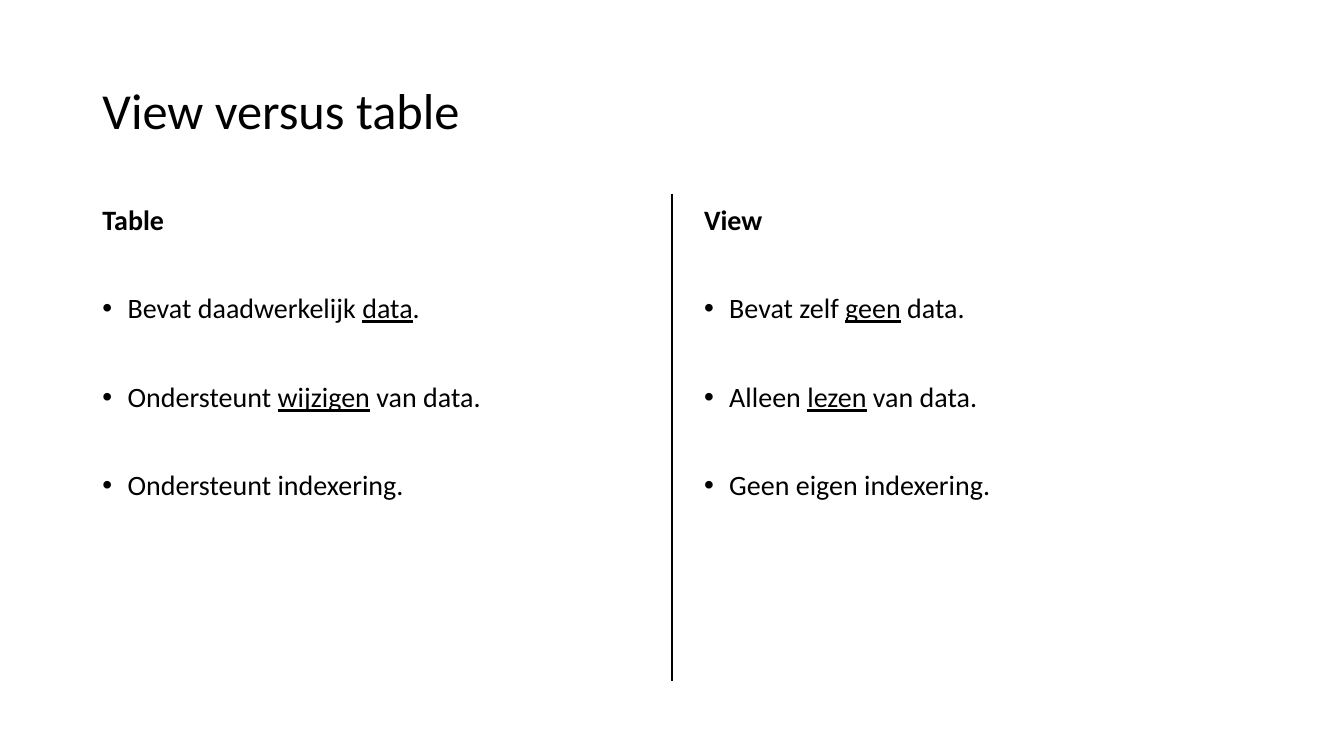
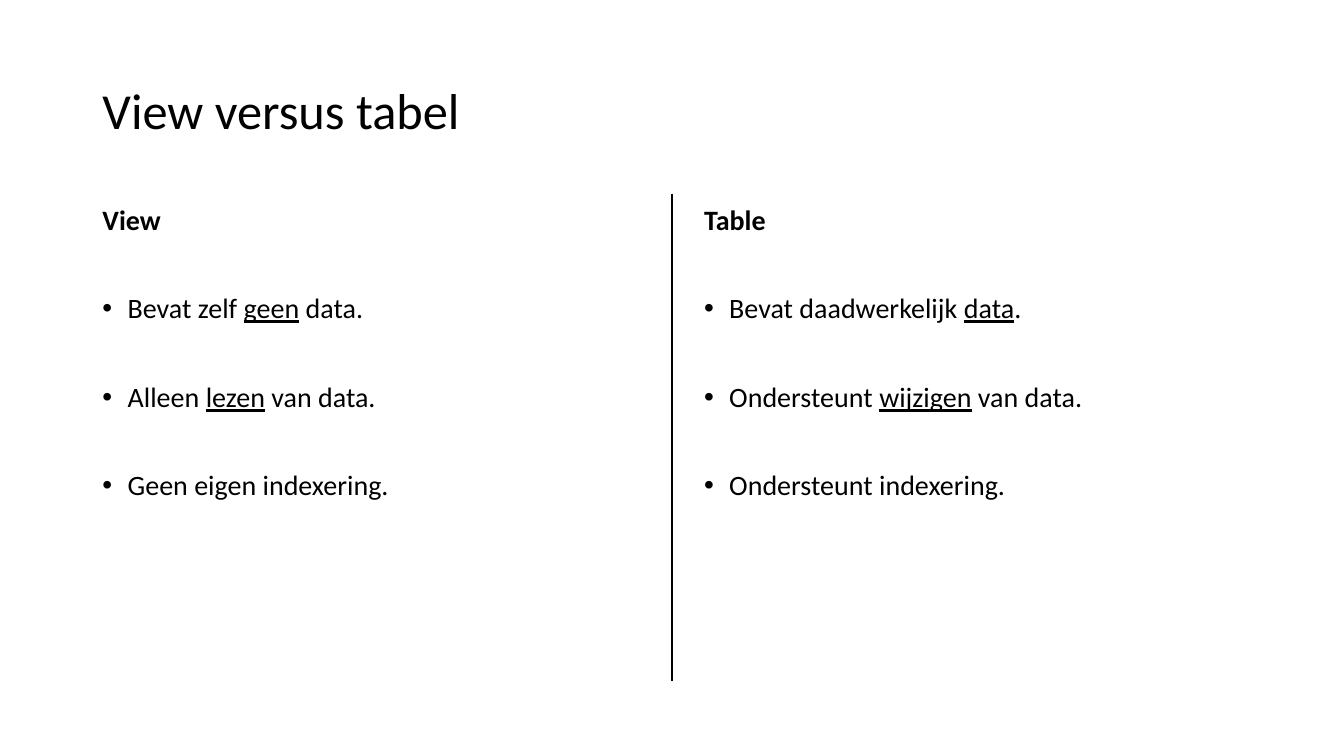
Before and after one commit to LFKoning/knowledge-sharing, a slide deck: slide 47 of sql_course/2_database_design/2_database_design.pptx (slide 48 before the commit). Drawn at 1344x756 pixels with LibreOffice and Linux fonts; fonts in the diff are those of the drawing. Boxes give left, top, right and bottom in pixels: in the first picture for what was removed or moved away, otherwise in the second. Text is boxed around its words. In the diff, an @@ line names an element or a change of style, - is before the commit and + after.

```diff
--- a/sql_course/2_database_design/2_database_design.pptx
+++ b/sql_course/2_database_design/2_database_design.pptx
@@ title at box(102, 94, 459, 130): text changed @@
-View versus table
+View versus tabel
@@ text at box(102, 210, 389, 500): text changed @@
-Table
-• Bevat daadwerkelijk data.
-• Ondersteunt wijzigen van data.
-• Ondersteunt indexering.
+View
+• Bevat zelf geen data.
+• Alleen lezen van data.
+• Geen eigen indexering.
@@ text at box(704, 210, 1082, 500): text changed @@
-View
-• Bevat zelf geen data.
-• Alleen lezen van data.
-• Geen eigen indexering.
+Table
+• Bevat daadwerkelijk data.
+• Ondersteunt wijzigen van data.
+• Ondersteunt indexering.
```
Also in this commit, not shown: 28 other slides changed, 17 slides added, 10 slides removed, 8 other files.
